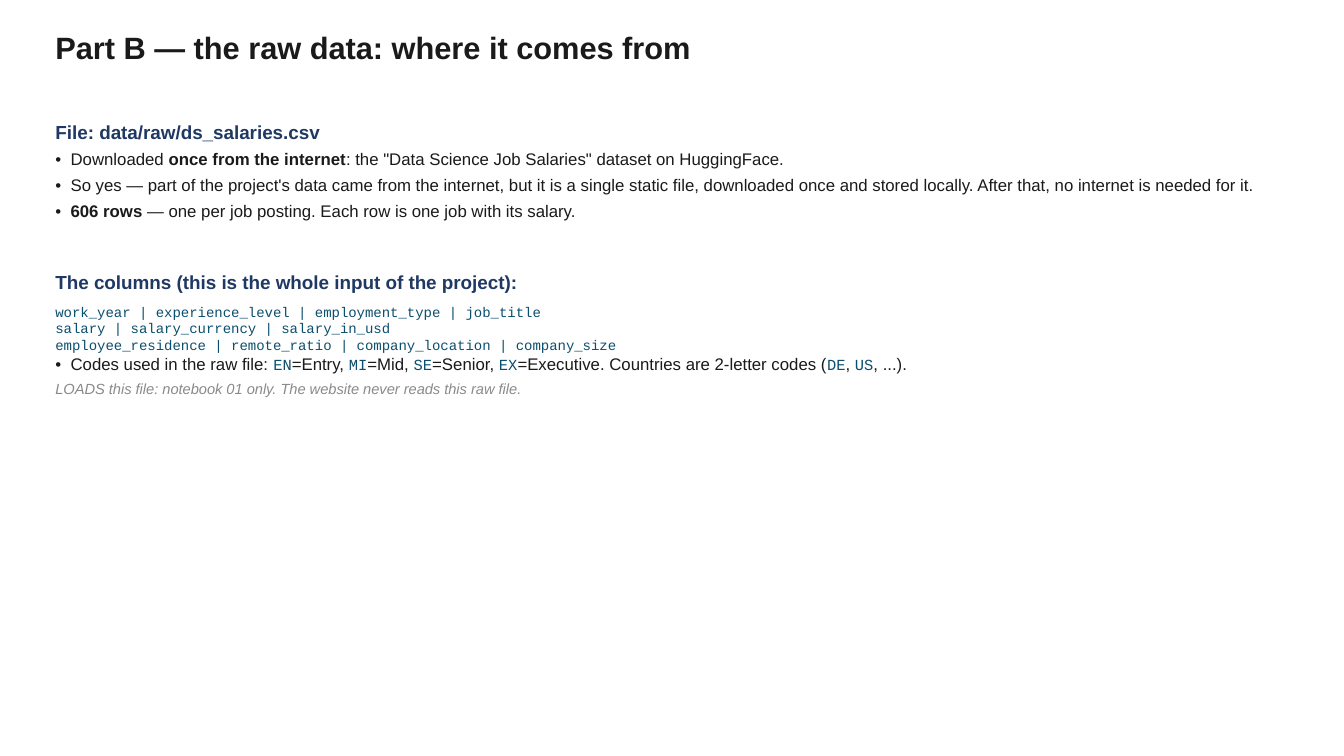
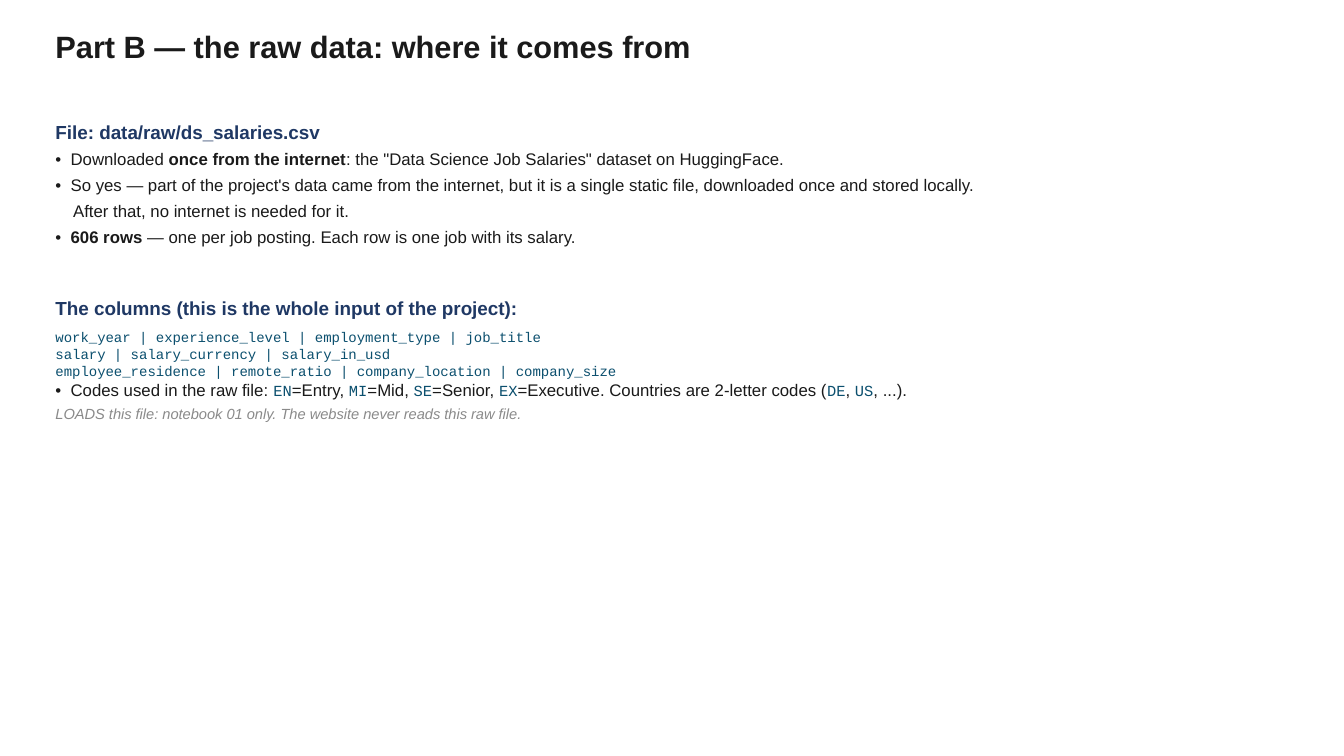
Before and after one commit to windows2t2/project-graduation, a slide deck: slide 7 of presentation.pptx (slide 8 before the commit). Drawn at 1344x756 pixels with LibreOffice and Linux fonts; fonts in the diff are those of the drawing. Boxes give left, top, right and bottom in pixels: in the first picture for what was removed or moved away, otherwise in the second. Text is boxed around its words. In the diff, an @@ line names an element or a change of style, - is before the commit and + after.

Commit message:
project

```diff
--- a/presentation.pptx
+++ b/presentation.pptx
@@ text at (x1=71, y1=179, x2=974, y2=219): text changed @@
-• So yes — part of the project's data came from the internet, but it is a single static file, downloaded once and stored locally. After that, no internet is needed for it.
+• So yes — part of the project's data came from the internet, but it is a single static file, downloaded once and stored locally.
+After that, no internet is needed for it.
```
Also in this commit, not shown: 11 other slides changed, 3 slides removed.
